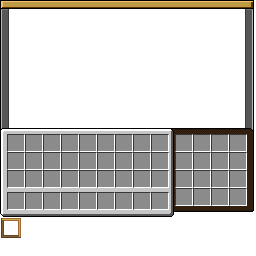
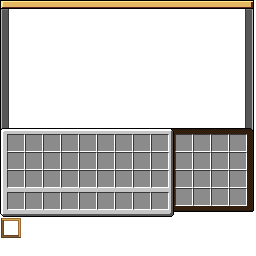
Comparing the layer stacks of the two w=256, h=256 images. Changes:
painted on "Screen border" over bbox(1, 1, 253, 8)
